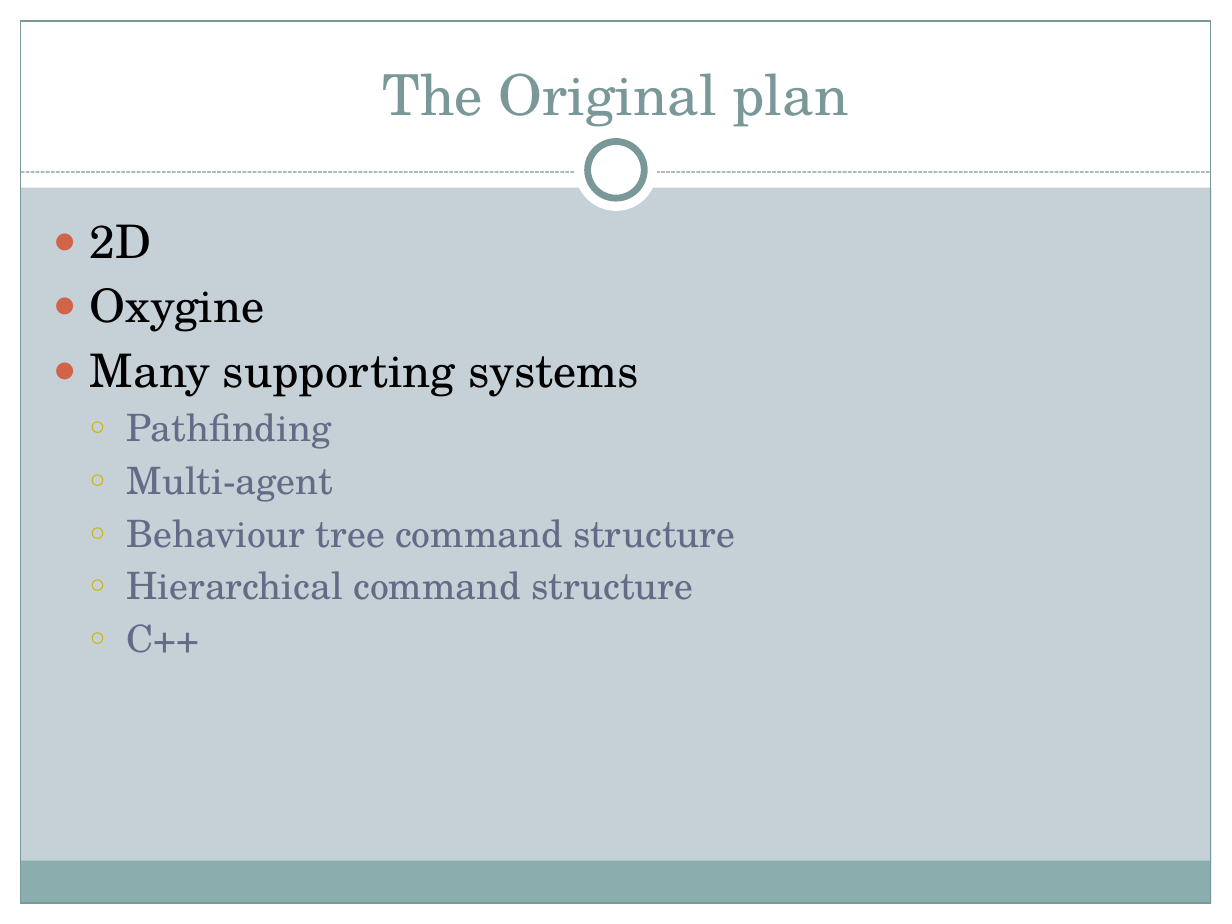
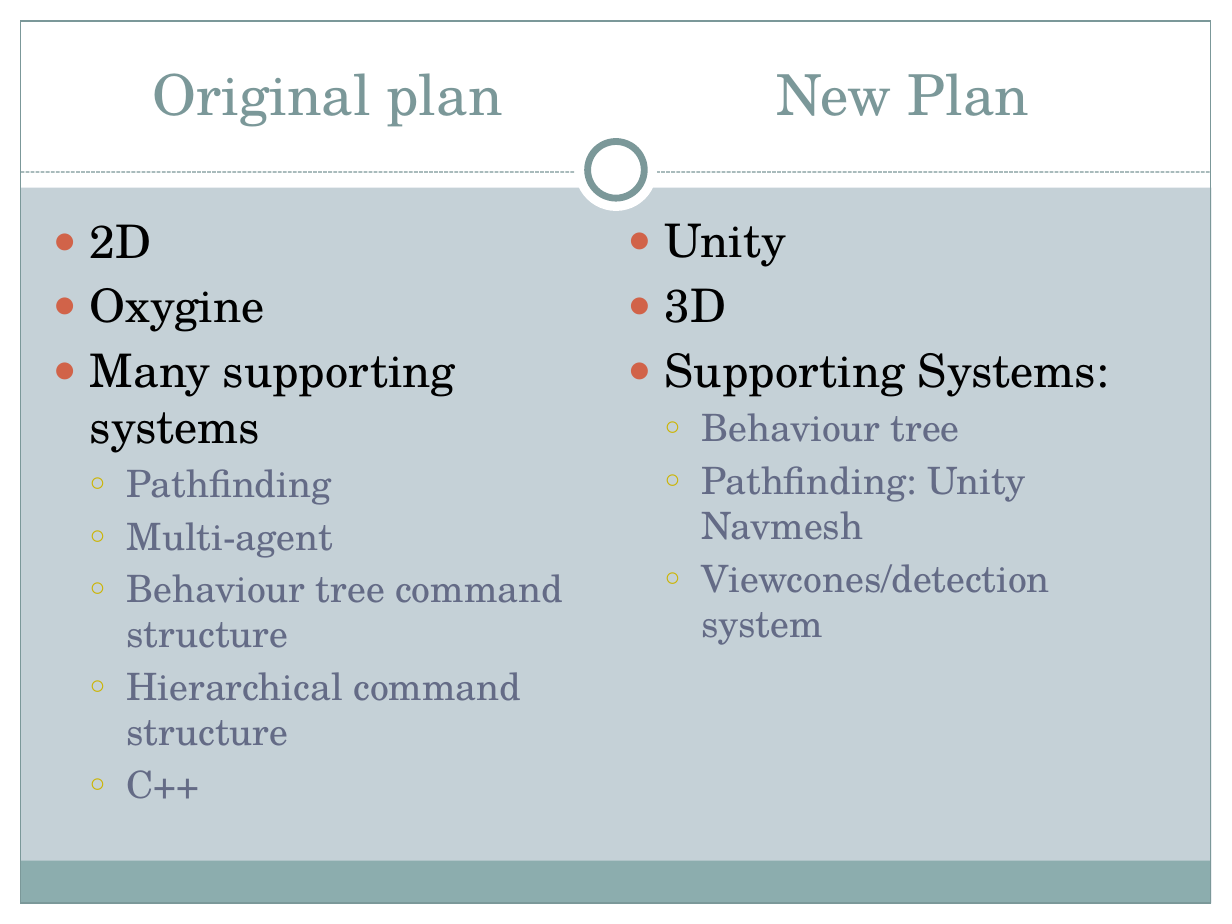
Before and after one commit to CJace33/Final-Project, a slide deck: slide 2 of Paperwork/Guard AI.pptx. Drawn at 1232x924 pixels with LibreOffice and Linux fonts; fonts in the diff are those of the drawing. Boxes give left, top, right and bottom in pixels: in the first picture for what was removed or moved away, otherwise in the second. Text is boxed around its words. In the diff, an @@ line names an element or a change of style, - is before the commit and + after.

```diff
--- a/Paperwork/Guard AI.pptx
+++ b/Paperwork/Guard AI.pptx
@@ title at (152,73,502,127): text changed @@
-The Original plan
+Original plan
@@ text added at (777,73,1029,116), 33 pt, text #7C999A @@
+New Plan
@@ text "2D" rewrapped from (90,224,735,653) to (90,224,563,799) @@
@@ text added at (665,223,1109,645), 22 pt, text #646B86 @@
+● Unity
+● 3D
+● Supporting Systems:
+  ○ Behaviour tree
+  ○ Pathfinding: Unity Navmesh
+  ○ Viewcones/detection system
```
Also in this commit, not shown: 44 other files.
